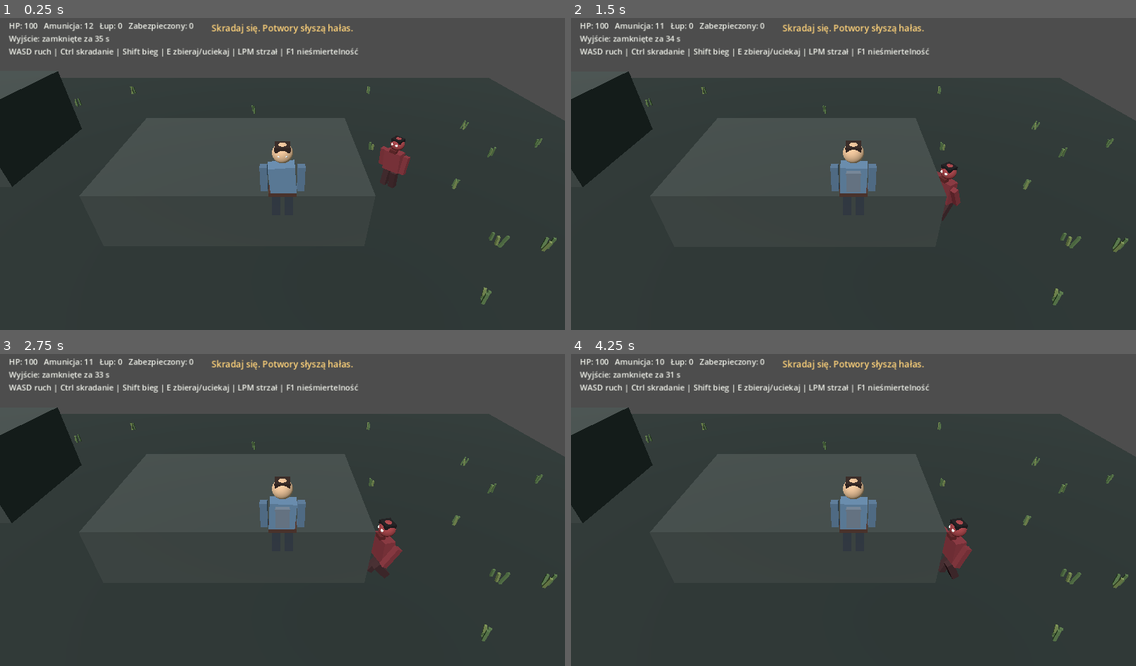
Above: before the commit, frames 1-4 (two rows, left to right).
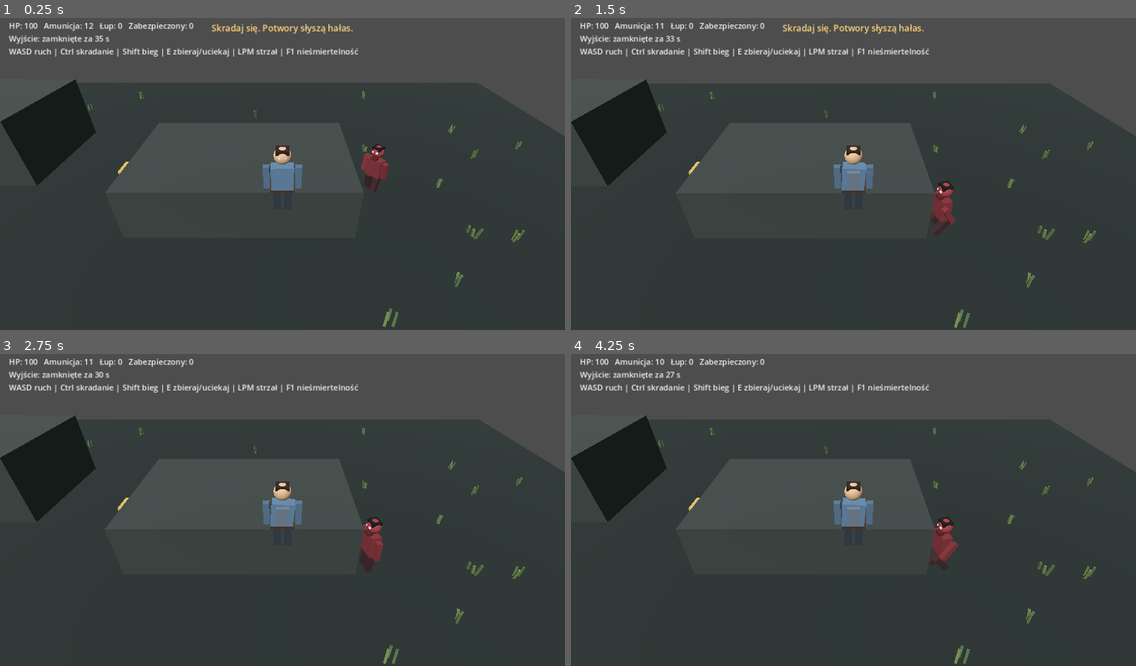
Above: after the commit, the same moments.

Repository: SansDoritos1337/Gameofsurvivals
Game: Godot game, scene res://scenes/Main.tscn
The game is run twice, just before and just after one commit, with the same random seed, the same clock (stepped at 60 frames per second) and the same inputs.
Inputs (mouse positions are in pixels of both pictures, inside the frame that each line leads up to):
- Up to frame 1 (0.25 s): no input
- Up to frame 2 (1.5 s): tap Enter at 0.5 s; move the mouse to (881, 170) at 0.52 s; hold Ctrl 0.53-1.28 s; hold W from 0.53 s (still down); click (881, 170) at 0.67 s; move the mouse to (825, 174) at 1.27 s; tap Shift at 1.35 s
- Up to frame 3 (2.75 s): keep holding W; move the mouse to (293, 500) at 2.02 s; hold E from 2.03 s (still down)
- Up to frame 4 (4.25 s): keep holding W; move the mouse to (847, 513) at 2.77 s; release E at 2.78 s; tap R at 2.85 s; click (847, 513) at 2.92 s; move the mouse to (893, 510) at 3.52 s; hold Ctrl from 3.53 s (still down)

The runs differ from the first frame. In frame 1, 5.6% of the frame differs, in the area x 0-100%, y 17-100%; in frame 2, 5.6%; in frame 3, 6.0%, in the area x 0-100%, y 1-100%; in frame 4, 6.0%.

Commit message:
Fix camera rotation and correct camera-relative movement for the 3D prototype

Diff:
--- a/scenes/Main.tscn
+++ b/scenes/Main.tscn
@@ -1,6 +1,6 @@
 [gd_scene load_steps=3 format=3]
 
-[ext_resource type="Script" path="res://scripts/MainFixed.gd" id="1"]
+[ext_resource type="Script" path="res://scripts/Main.gd" id="1"]
 [ext_resource type="Script" path="res://scripts/ThirdPersonCamera.gd" id="2"]
 
 [node name="Main" type="Node3D"]
--- a/scripts/Main.gd
+++ b/scripts/Main.gd
@@ -262,8 +262,9 @@
 func _update_camera() -> void:
     if player == null or camera == null:
         return
-    camera.position = player.position + Vector3(0, 22, 18)
-    camera.look_at(player.position + Vector3(0, 0.4, 0), Vector3.UP)
+    # Camera is driven by ThirdPersonCamera.gd. Keep this as a safe fallback.
+    camera.position = player.position + Vector3(0, 4.0, 6.0)
+    camera.look_at(player.position + Vector3(0, 1.2, 0), Vector3.UP)
 
 func _create_hud() -> void:
     var canvas := CanvasLayer.new()
@@ -284,7 +285,6 @@
 
 func _physics_process(delta: float) -> void:
     if game_over or extracted:
-        _update_camera()
         return
     elapsed += delta
     if elapsed >= 35.0:
@@ -298,11 +298,13 @@
     _update_enemies(delta)
     _handle_actions(delta)
     _animate_character(player, player.velocity.length() > 0.1)
-    _update_camera()
     _update_hud()
 
 func _move_player(delta: float) -> void:
-    var input := Vector2(float(Input.is_key_pressed(KEY_D)) - float(Input.is_key_pressed(KEY_A)), float(Input.is_key_pressed(KEY_S)) - float(Input.is_key_pressed(KEY_W)))
+    var input := Vector2(
+        float(Input.is_key_pressed(KEY_D)) - float(Input.is_key_pressed(KEY_A)),
+        float(Input.is_key_pressed(KEY_W)) - float(Input.is_key_pressed(KEY_S))
+    )
     var move_direction := Vector3.ZERO
     if input.length_squared() > 0.0:
         var camera_basis := camera.global_transform.basis
@@ -316,9 +318,10 @@
         if right.length_squared() < 0.01:
             right = Vector3.RIGHT
         right = right.normalized()
-        move_direction = (right * input.x + forward * input.y)
+        move_direction = right * input.x + forward * input.y
         if move_direction.length_squared() > 0.0:
             move_direction = move_direction.normalized()
+
     var crouching := Input.is_key_pressed(KEY_CTRL)
     var running := Input.is_key_pressed(KEY_SHIFT) and not crouching
     var speed := 2.0 if crouching else (6.0 if running else 3.8)
@@ -328,6 +331,7 @@
     player.move_and_slide()
     player.position.x = clampf(player.position.x, -WORLD_LIMIT, WORLD_LIMIT)
     player.position.z = clampf(player.position.z, -WORLD_LIMIT, WORLD_LIMIT)
+
     if move_direction.length_squared() > 0.0:
         player.rotation.y = atan2(move_direction.x, move_direction.z)
         if running:
--- a/scripts/ThirdPersonCamera.gd
+++ b/scripts/ThirdPersonCamera.gd
@@ -3,10 +3,10 @@
 var player: Node3D
 var game_camera: Camera3D
 var yaw := 0.0
-var pitch := 18.0
-var distance := 6.0
+var pitch := 12.0
+var distance := 7.0
 var min_pitch := -20.0
-var max_pitch := 35.0
+var max_pitch := 30.0
 
 func _ready() -> void:
     process_priority = 10
@@ -28,6 +28,6 @@
     var target := player.global_position + Vector3(0.0, 1.3, 0.0)
     var offset := Vector3(0.0, 0.0, distance)
     offset = offset.rotated(Vector3.UP, yaw)
-    offset.y = distance * 0.45 + pitch * 0.08
+    offset.y = 3.0 + pitch * 0.15
     game_camera.global_position = target + offset
     game_camera.look_at(target, Vector3.UP)
